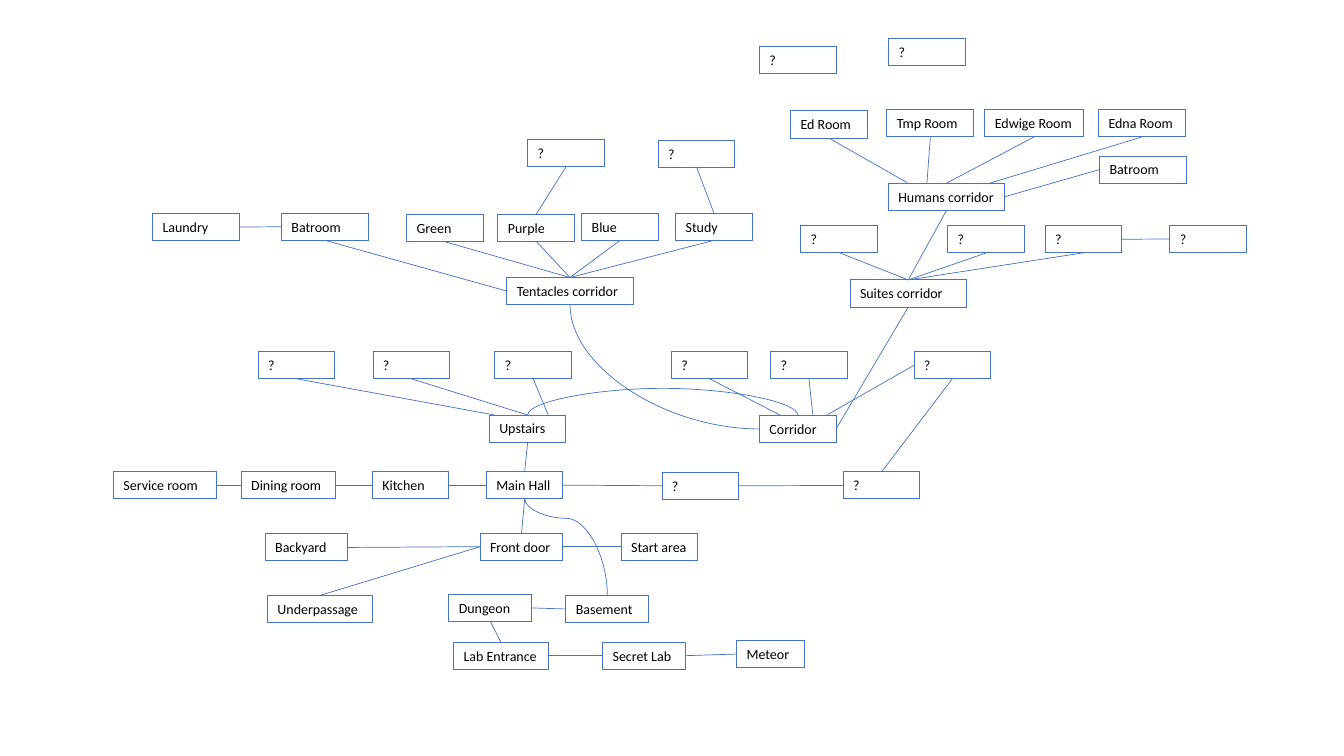
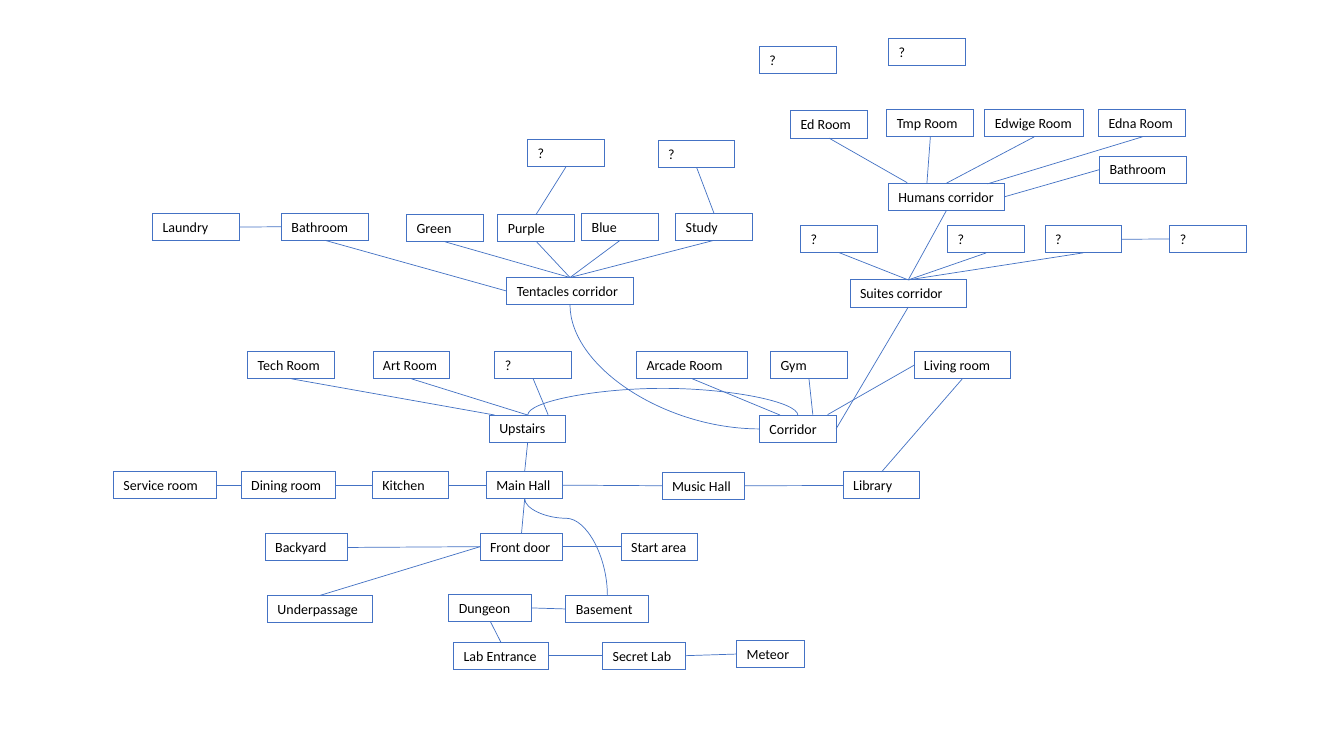
Before and after one commit to CPULL/Mighty-Maniac-Mansion, a slide deck: slide 1 of Logic/MM Rooms.pptx. Drawn at 1344x756 pixels with LibreOffice and Linux fonts; fonts in the diff are those of the drawing; background and template pictures are left out. Boxes give left, top, right and bottom in pixels: in the first picture for what was removed or moved away, otherwise in the second. Text is boxed around its words. In the diff, an @@ line names an element or a change of style, - is before the commit and + after.

```diff
--- a/Logic/MM Rooms.pptx
+++ b/Logic/MM Rooms.pptx
@@ text in rectangle at box(1110, 164, 1167, 174): text changed @@
-Batroom
+Bathroom
@@ text in rectangle at box(291, 222, 348, 232): text changed @@
-Batroom
+Bathroom
@@ rectangle "Tech Room": place and size @@
-rectangle "Tech Room" at box(258, 352, 335, 379)
+rectangle "Tech Room" at box(248, 352, 335, 379)
@@ rectangle "Arcade Room": place and size @@
-rectangle "Arcade Room" at box(671, 352, 748, 379)
+rectangle "Arcade Room" at box(637, 352, 748, 379)
@@ rectangle "Living room": place and size @@
-rectangle "Living room" at box(914, 352, 991, 379)
+rectangle "Living room" at box(914, 352, 1011, 379)
@@ text in rectangle at box(258, 360, 320, 370): text changed @@
-?
+Tech Room
@@ line moved from (495, 415) - (296, 379) to (495, 415) - (291, 379) @@
@@ text in rectangle at box(383, 361, 437, 370): text changed @@
-?
+Art Room
@@ text in rectangle at box(647, 360, 722, 370): text changed @@
-?
+Arcade Room
@@ line moved from (710, 379) - (780, 415) to (693, 379) - (780, 415) @@
@@ text in rectangle at box(781, 361, 807, 373): text changed @@
-?
+Gym
@@ line moved from (882, 472) - (953, 379) to (882, 472) - (963, 379) @@
@@ text in rectangle at box(924, 360, 991, 373): text changed @@
-?
+Living room
@@ rectangle "Music Hall": place and size @@
-rectangle "Music Hall" at box(662, 472, 739, 499)
+rectangle "Music Hall" at box(662, 472, 745, 499)
@@ text in rectangle at box(672, 481, 731, 491): text changed @@
-?
+Music Hall
@@ line moved from (844, 486) - (739, 486) to (844, 486) - (745, 486) @@
@@ text in rectangle at box(853, 480, 892, 493): text changed @@
-?
+Library
```
Also in this commit, not shown: 29 other files.
